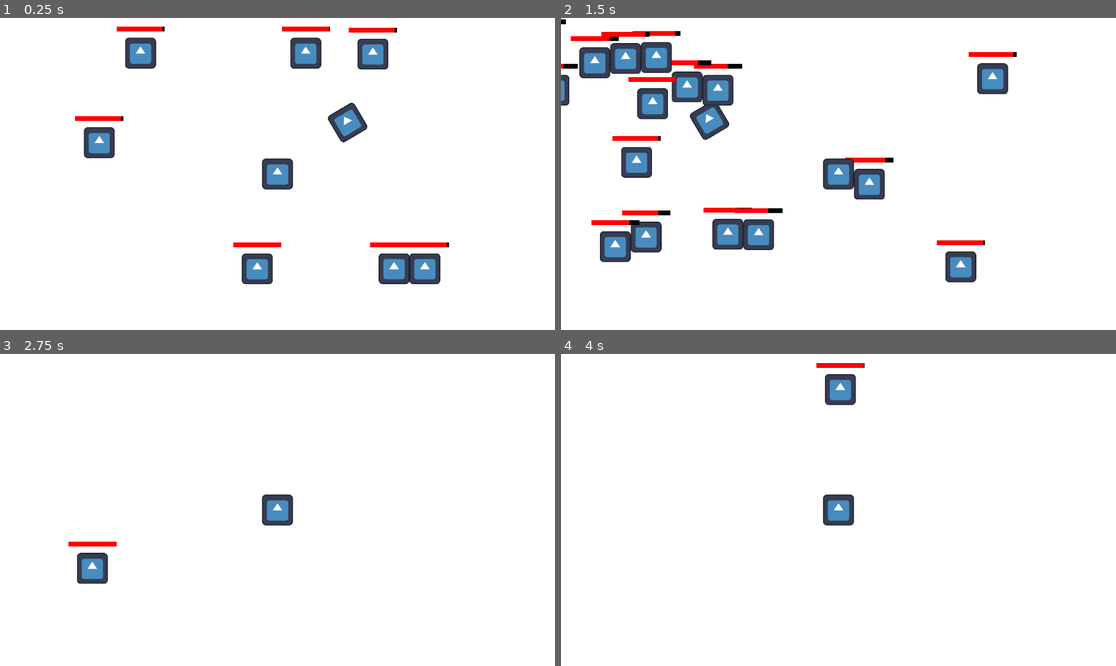
Above: before the commit, frames 1-4 (two rows, left to right).
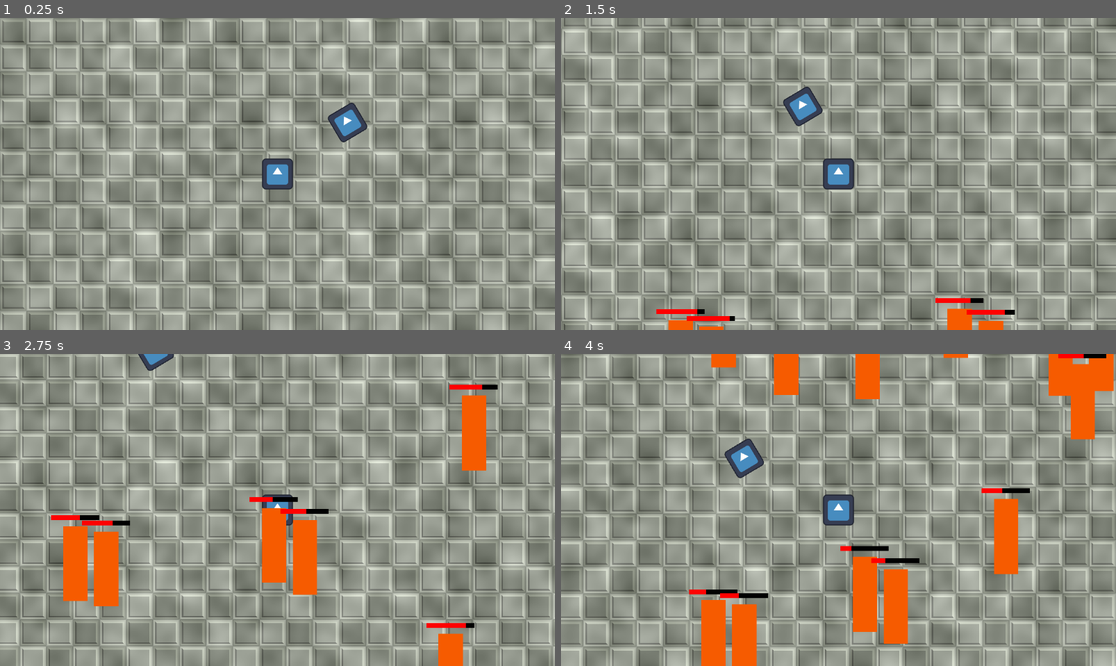
Above: after the commit, the same moments.

Repository: artmouse155/Escape-Minimum-Wage
Game: Godot game, scene res://main.tscn
The game is run twice, just before and just after one commit, with the same random seed, the same clock (stepped at 60 frames per second) and the same inputs. The engine's default icon, where the game draws it, is replaced by a stand-in: a white triangle on a blue panel in a dark square.
Inputs:
- Up to frame 1 (0.25 s): no input
- Up to frame 2 (1.5 s): hold Right (right) 0.53-1.28 s; hold S (down) from 1.28 s (still down)
- Up to frame 3 (2.75 s): release S (down) at 2.03 s; hold Right (right) from 2.03 s (still down)
- Up to frame 4 (4 s): release Right (right) at 2.78 s; hold W (up) 2.78-3.53 s; hold A (left) from 3.53 s (still down)

The runs differ from the first frame. In frame 1, 99% of the frame differs, in the area x 0-100%, y 0-100%; in frame 2, 99%; in frame 3, 100%; in frame 4, 99%.

Commit message:
Player Node is rigidbody
- Added reset key r
- Added tilemap that moves but isn't actually infinite
- Added a cap on enemy spawning

Diff:
--- a/escape-minimum-wage/Game/World/Enemy/enemy.gd
+++ b/escape-minimum-wage/Game/World/Enemy/enemy.gd
@@ -1,16 +1,16 @@
 class_name Enemy extends RigidBody2D
 
-var player: Player
+var PlayerNode: Player
 
 @export var HealthBar: ProgressBar
 
-const ROT_SPEED := 100.0
-const MAX_SPEED := 200.0 # Pixels per Second
-const ACCEL := 200.0 # Pixels per second squared
+const ACCEL := 2000.0 # Pixels per second squared
 
-const PLAYER_BOUNCE_BACK := 500
+const PLAYER_BOUNCE_BACK := 10000
 
 var init_health := 300.0
+
+var touching_player = false
 
 var health := init_health:
 	get:
@@ -24,7 +24,7 @@
 
 func init(_position: Vector2, _player: Player) -> void:
 	global_position = _position
-	player = _player
+	PlayerNode = _player
 
 # Called when the node enters the scene tree for the first time.
 func _ready() -> void:
@@ -34,15 +34,15 @@
 # Called every frame. 'delta' is the elapsed time since the previous frame.
 func _integrate_forces(state: PhysicsDirectBodyState2D) -> void:
 	# Absolute direction vector
-	var dir_vector: Vector2 = global_position.direction_to(player.global_position)
-	state.apply_central_force(ACCEL * dir_vector)
-	#if (new_velocity.length() < MAX_SPEED and linear_velocity.length() < MAX_SPEED):
-		#linear_velocity = new_velocity
+	var dir_vector: Vector2 = global_position.direction_to(PlayerNode.global_position)
+	if not touching_player:
+		state.apply_central_force(ACCEL * dir_vector)
+	else:
+		state.apply_central_force(PLAYER_BOUNCE_BACK * -dir_vector)
 	health -= 1
 
-func take_damage_from_player(dmg: int = 10) -> void:
-	var dir_vector: Vector2 = global_position.direction_to(player.global_position)
-	apply_impulse(-dir_vector * PLAYER_BOUNCE_BACK, Vector2.ZERO)
+func take_damage_from_player(dmg: int) -> void:
+	health -= dmg
 
 func updateHealthBar():
 	assert(HealthBar, "No Healthbar Found.")
@@ -54,5 +54,10 @@
 
 func _on_body_entered(body: Node) -> void:
 	if body is Player:
-		print("Collided with", body)
-		take_damage_from_player()
+		touching_player = true
+		take_damage_from_player(50)
+
+
+func _on_body_exited(body: Node) -> void:
+	if body is Player:
+		touching_player = false
--- a/escape-minimum-wage/Game/World/Enemy/enemy.tscn
+++ b/escape-minimum-wage/Game/World/Enemy/enemy.tscn
@@ -12,10 +12,19 @@
 lock_rotation = true
 contact_monitor = true
 max_contacts_reported = 10
+linear_damp = 10.0
 script = ExtResource("1_pahu6")
 HealthBar = NodePath("HealthBarAnchor/HealthBar")
 
+[node name="ColorRect" type="ColorRect" parent="."]
+offset_left = -49.0
+offset_top = -265.0
+offset_right = 52.0
+offset_bottom = 46.0
+color = Color(0.963068, 0.355186, 0, 1)
+
 [node name="Sprite" type="Sprite2D" parent="."]
+visible = false
 texture = ExtResource("2_3va78")
 
 [node name="Collision" type="CollisionShape2D" parent="."]
@@ -23,7 +32,7 @@
 shape = SubResource("RectangleShape2D_jce6x")
 
 [node name="HealthBarAnchor" type="Node2D" parent="."]
-position = Vector2(0, -100)
+position = Vector2(0, -300)
 
 [node name="HealthBar" type="ProgressBar" parent="HealthBarAnchor"]
 anchors_preset = 8
@@ -44,3 +53,4 @@
 show_percentage = false
 
 [connection signal="body_entered" from="." to="." method="_on_body_entered"]
+[connection signal="body_exited" from="." to="." method="_on_body_exited"]
--- a/escape-minimum-wage/Game/World/enemy_spawner.gd
+++ b/escape-minimum-wage/Game/World/enemy_spawner.gd
@@ -1,4 +1,4 @@
-extends Node2D
+class_name EnemySpawner extends Node2D
 
 @export var SpawnPath: Path2D
 @export var Follow: PathFollow2D
@@ -13,13 +13,13 @@
 var time_counter := 0.0
 
 # Called when the node enters the scene tree for the first time.
-func _ready() -> void:
-	spawn_enemies(5)
+#func _ready() -> void:
+	#spawn_enemies(1)
 
 func spawn_enemies(num: int) -> void:
 	assert(SpawnPath and Follow, "No SpawnPath and/or Follow")
 	for i in range(num):
-		if (get_enemy_count() > MAX_ENEMIES):
+		if (get_enemy_count() >= MAX_ENEMIES):
 			push_error("Max enemy count reached")
 			break
 		Follow.progress_ratio = randf()
@@ -42,3 +42,9 @@
 
 func get_enemy_count() -> int:
 	return get_tree().get_nodes_in_group("Enemy").size()
+
+func kill_all_enemies():
+	var enemies : Array[Node] = get_tree().get_nodes_in_group("Enemy")
+	for enemy in enemies:
+		if enemy is Enemy:
+			enemy.die()
--- a/escape-minimum-wage/Game/World/player.gd
+++ b/escape-minimum-wage/Game/World/player.gd
@@ -1,13 +1,11 @@
-class_name Player extends CharacterBody2D
+class_name Player extends RigidBody2D
 
-const ACCEL := 100
-const MAX_VEL := 100
+const ACCEL := 60000
 
 # Called when the node enters the scene tree for the first time.
 func _ready() -> void:
 	pass # Replace with function body.
 
-func _physics_process(delta: float) -> void:
+func _integrate_forces(state: PhysicsDirectBodyState2D) -> void:
 	var move_dir = Vector2(Input.get_axis("left", "right"), Input.get_axis("up", "down"))
-	velocity += move_dir * ACCEL
-	move_and_slide()
+	state.apply_central_force(ACCEL * move_dir)
--- /dev/null
+++ b/escape-minimum-wage/Game/World/world.gd
@@ -0,0 +1,18 @@
+class_name World extends Node2D
+
+@export var PlayerNode: Player
+@export var EnemySpawnerNode : EnemySpawner
+
+@export var Camera: Camera2D
+
+# Called when the node enters the scene tree for the first time.
+func _ready() -> void:
+	pass # Replace with function body.
+
+
+
+func _input(_event: InputEvent) -> void:
+	if Input.is_action_just_pressed("reset"):
+		PlayerNode.position = Vector2.ZERO
+		PlayerNode.velocity = Vector2.ZERO
+		EnemySpawnerNode.kill_all_enemies()
--- a/escape-minimum-wage/Game/World/world.tscn
+++ b/escape-minimum-wage/Game/World/world.tscn
@@ -1,5 +1,6 @@
-[gd_scene load_steps=7 format=3 uid="uid://b25h3roe75kgy"]
+[gd_scene load_steps=8 format=3 uid="uid://b25h3roe75kgy"]
 
+[ext_resource type="Script" uid="uid://dkew54sl1666s" path="res://Game/World/world.gd" id="1_daxxa"]
 [ext_resource type="Script" uid="uid://ckkjnd206unei" path="res://Game/World/player.gd" id="1_eof05"]
 [ext_resource type="Texture2D" uid="uid://dsswp2x7dcaed" path="res://icon.svg" id="1_v7yag"]
 [ext_resource type="Script" uid="uid://c3v2io5647yh3" path="res://Game/World/enemy_spawner.gd" id="1_yyydc"]
@@ -7,14 +8,19 @@
 
 [sub_resource type="Curve2D" id="Curve2D_v7yag"]
 _data = {
-"points": PackedVector2Array(0, 0, 0, 0, -743, -506, 0, 0, 0, 0, 791, -500, 0, 0, 0, 0, 783, 397, 0, 0, 0, 0, -747, 392, 0, 0, 0, 0, -743, -506)
+"points": PackedVector2Array(0, 0, 0, 0, -1622, -1124, 0, 0, 0, 0, 1627, -1138, 0, 0, 0, 0, 1642, 1089, 0, 0, 0, 0, -1614, 1030, 0, 0, 0, 0, -1622, -1124)
 }
 point_count = 5
 
 [sub_resource type="RectangleShape2D" id="RectangleShape2D_yyydc"]
 size = Vector2(128, 128)
 
-[node name="World" type="Node2D"]
+[node name="World" type="Node2D" node_paths=PackedStringArray("PlayerNode", "EnemySpawnerNode", "Camera")]
+y_sort_enabled = true
+script = ExtResource("1_daxxa")
+PlayerNode = NodePath("Player")
+EnemySpawnerNode = NodePath("EnemySpawner")
+Camera = NodePath("Player/Camera")
 
 [node name="Sprite2D" type="Sprite2D" parent="."]
 position = Vector2(291, -214)
@@ -22,14 +28,18 @@
 texture = ExtResource("1_v7yag")
 
 [node name="EnemySpawner" type="Node2D" parent="." node_paths=PackedStringArray("SpawnPath", "Follow", "player")]
+y_sort_enabled = true
 script = ExtResource("1_yyydc")
 SpawnPath = NodePath("../Player/SpawnPath")
 Follow = NodePath("../Player/SpawnPath/Follow")
 EnemyScene = ExtResource("2_cx28n")
 player = NodePath("../Player")
 
-[node name="Player" type="CharacterBody2D" parent="."]
-motion_mode = 1
+[node name="Player" type="RigidBody2D" parent="."]
+mass = 10.0
+gravity_scale = 0.0
+lock_rotation = true
+linear_damp = 10.0
 script = ExtResource("1_eof05")
 
 [node name="Sprite" type="Sprite2D" parent="Player"]
@@ -42,8 +52,8 @@
 curve = SubResource("Curve2D_v7yag")
 
 [node name="Follow" type="PathFollow2D" parent="Player/SpawnPath"]
-position = Vector2(-743, -506)
-rotation = -1.56634
+position = Vector2(1637.84, 471.991)
+rotation = 1.56406
 progress = 4859.06
 
 [node name="Collision" type="CollisionShape2D" parent="Player"]
--- /dev/null
+++ b/escape-minimum-wage/Game/game.gd
@@ -0,0 +1,11 @@
+extends Control
+
+@export var WorldNode: World
+
+@export var background_tiles: ShaderMaterial
+
+func _process(delta: float) -> void:
+	assert(background_tiles, "Background Tiles not connected")
+	assert(WorldNode, "No world node found")
+	background_tiles.set_shader_parameter("offset", WorldNode.PlayerNode.position)
+	background_tiles.set_shader_parameter("zoom", WorldNode.Camera.zoom)
--- a/escape-minimum-wage/Game/game.tscn
+++ b/escape-minimum-wage/Game/game.tscn
@@ -1,16 +1,32 @@
-[gd_scene load_steps=2 format=3 uid="uid://cw712jj3h78q6"]
+[gd_scene load_steps=6 format=3 uid="uid://cw712jj3h78q6"]
 
+[ext_resource type="Shader" uid="uid://dh5ck4i2ivrue" path="res://Game/tiles.gdshader" id="1_1r4le"]
 [ext_resource type="PackedScene" uid="uid://b25h3roe75kgy" path="res://Game/World/world.tscn" id="1_bk3v5"]
+[ext_resource type="Script" uid="uid://ds56e5tnki5hi" path="res://Game/game.gd" id="1_jcm6v"]
+[ext_resource type="Texture2D" uid="uid://dvyv6daemehqr" path="res://Game/World/tiles.png" id="2_7raqb"]
 
-[node name="Game" type="Control"]
+[sub_resource type="ShaderMaterial" id="ShaderMaterial_7raqb"]
+shader = ExtResource("1_1r4le")
+shader_parameter/image_texture = ExtResource("2_7raqb")
+shader_parameter/rect_size = Vector2(1152, 648)
+shader_parameter/tile_size = Vector2(2048, 2048)
+shader_parameter/scale = 0.216
+shader_parameter/offset = Vector2(0, 0)
+shader_parameter/zoom = Vector2(1, 1)
+
+[node name="Game" type="Control" node_paths=PackedStringArray("WorldNode")]
 layout_mode = 3
 anchors_preset = 15
 anchor_right = 1.0
 anchor_bottom = 1.0
 grow_horizontal = 2
 grow_vertical = 2
+script = ExtResource("1_jcm6v")
+WorldNode = NodePath("GameContainer/SubViewport/World")
+background_tiles = SubResource("ShaderMaterial_7raqb")
 
 [node name="BG" type="ColorRect" parent="."]
+material = SubResource("ShaderMaterial_7raqb")
 layout_mode = 1
 anchors_preset = 15
 anchor_right = 1.0
--- /dev/null
+++ b/escape-minimum-wage/Game/tiles.gdshader
@@ -0,0 +1,13 @@
+shader_type canvas_item;
+
+uniform sampler2D image_texture;
+uniform vec2 rect_size = vec2(100,100);
+uniform vec2 tile_size = vec2(100,100);
+uniform float scale : hint_range(0.0, 1.0) = 1.0;
+
+uniform vec2 offset = vec2(0,0);
+uniform vec2 zoom = vec2(1,1);
+
+void fragment() {
+	COLOR = texture(image_texture, mod(((((UV * rect_size) + (offset * zoom)) / tile_size) / scale), 1));
+}
--- a/escape-minimum-wage/project.godot
+++ b/escape-minimum-wage/project.godot
@@ -49,6 +49,11 @@
 , Object(InputEventKey,"resource_local_to_scene":false,"resource_name":"","device":-1,"window_id":0,"alt_pressed":false …(186 unchanged characters)…
 ]
 }
+reset={
+"deadzone": 0.2,
+"events": [Object(InputEventKey,"resource_local_to_scene":false,"resource_name":"","device":-1,"window_id":0,"alt_pressed":false,"shift_pressed":false,"ctrl_pressed":false,"meta_pressed":false,"pressed":false,"keycode":0,"physical_keycode":82,"key_label":0,"unicode":114,"location":0,"echo":false,"script":null)
+]
+}
 
 [rendering]
 
Binary file added: escape-minimum-wage/Game/World/tiles.png
Not shown, added: escape-minimum-wage/Game/World/tiles.png.import
Not shown, added: escape-minimum-wage/Game/World/world.gd.uid
Not shown, added: escape-minimum-wage/Game/game.gd.uid
Not shown, added: escape-minimum-wage/Game/tiles.gdshader.uid
Not shown, added: escape-minimum-wage/Game/World/tile.pdn
Not shown, added: escape-minimum-wage/Game/World/tiles.pdn
